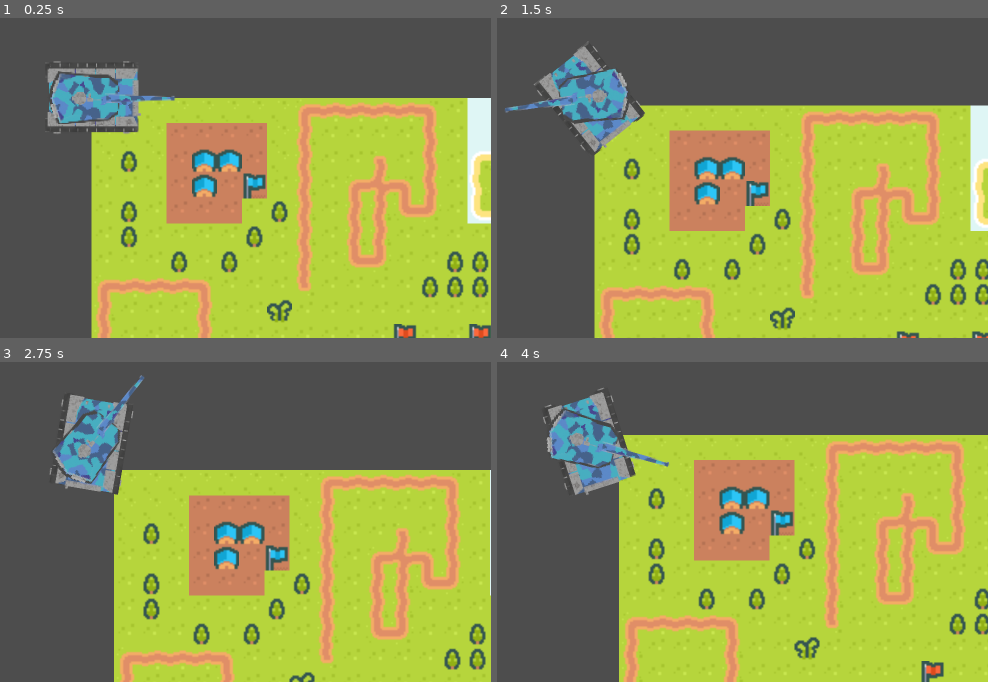
Above: before the commit, frames 1-4 (two rows, left to right).
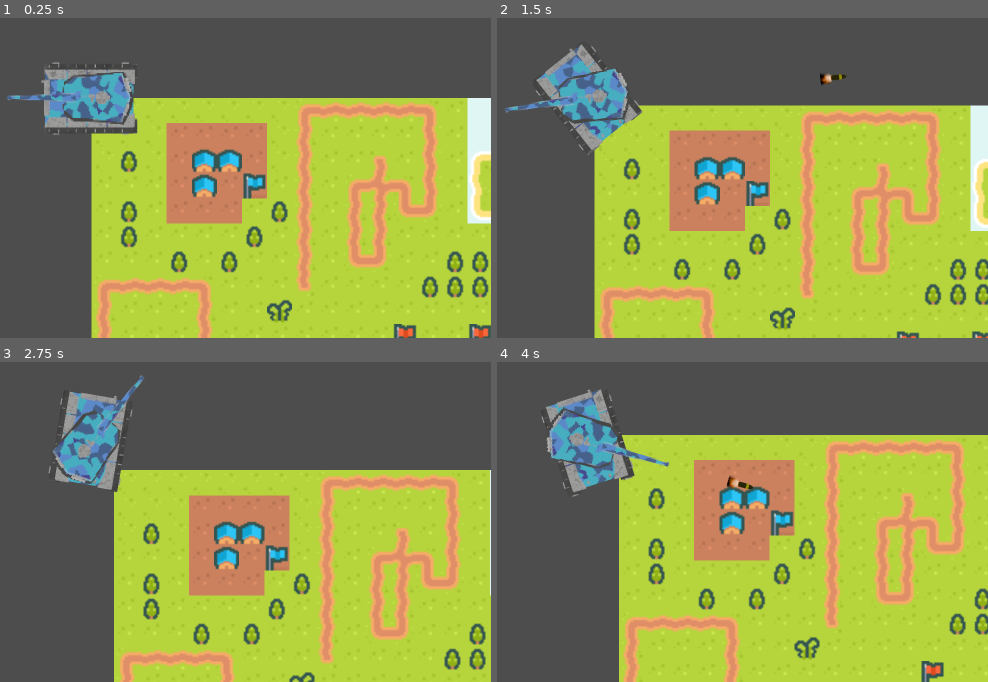
Above: after the commit, the same moments.

Repository: r0ckwav3/tankbattle
Game: Godot game, scene res://Scenes/TilemapTesting.tscn
Two runs of this game, one before a commit and one after it. Both use one fixed random seed, a clock stepped at 60 frames per second and the inputs below.
Inputs (mouse positions are in pixels of both pictures, inside the frame that each line leads up to):
- Up to frame 1 (0.25 s): no input
- Up to frame 2 (1.5 s): move the mouse to (762, 75) at 0.52 s; hold D (turn_right) 0.53-1.28 s; hold Space (shoot, bound only after the commit) 0.53-1.28 s; move the mouse to (outside the picture) at 1.27 s; hold Down (move_backward) from 1.28 s (still down); tap Space (shoot, bound only after the commit) at 1.35 s
- Up to frame 3 (2.75 s): move the mouse to (outside the picture) at 2.02 s; release Down (move_backward) at 2.03 s; hold D (turn_right) from 2.03 s (still down); hold Space (shoot, bound only after the commit) from 2.03 s (still down)
- Up to frame 4 (4 s): move the mouse to (546, 538) at 2.77 s; release D (turn_right) at 2.78 s; release Space (shoot, bound only after the commit) at 2.78 s; hold W (move_forward) 2.78-3.53 s; tap Space (shoot, bound only after the commit) at 2.85 s; move the mouse to (825, 515) at 3.52 s; hold A (turn_left) from 3.53 s (still down); hold Space (shoot, bound only after the commit) from 3.53 s (still down)

The runs differ from the first frame. In frame 1, 3.1% of the frame differs, in the area x 1-36%, y 13-37%; in frame 2, 1.4%; in frame 3, 1.1%; in frame 4, 1.4%.

Commit message:
Firing shell

Diff:
--- a/tankbattle/Scenes/player.tscn
+++ b/tankbattle/Scenes/player.tscn
@@ -36,7 +36,7 @@
 }]
 
 [sub_resource type="RectangleShape2D" id="RectangleShape2D_5xtvh"]
-size = Vector2(44, 34.5)
+size = Vector2(380.606, 293.053)
 
 [node name="Player" type="CharacterBody2D"]
 position = Vector2(-1, 0)
@@ -45,16 +45,23 @@
 
 [node name="body" type="AnimatedSprite2D" parent="."]
 position = Vector2(1, 0)
-scale = Vector2(1, 1)
+rotation = 3.14159
 sprite_frames = SubResource("SpriteFrames_gjio6")
 frame_progress = 0.278094
 
 [node name="turret" type="Sprite2D" parent="."]
-scale = Vector2(1, 1)
+rotation = 3.14159
 texture = ExtResource("3_qgb6k")
 
 [node name="CollisionShape2D" type="CollisionShape2D" parent="."]
-position = Vector2(1, -0.25)
+position = Vector2(-1.68497, 1.44106)
 shape = SubResource("RectangleShape2D_5xtvh")
+disabled = true
 
 [node name="Camera2D" type="Camera2D" parent="."]
+
+[node name="ShotCooldown" type="Timer" parent="."]
+wait_time = 3.0
+one_shot = true
+
+[connection signal="timeout" from="ShotCooldown" to="." method="_on_timer_timeout"]
--- /dev/null
+++ b/tankbattle/Scenes/shell.tscn
@@ -0,0 +1,74 @@
+[gd_scene load_steps=15 format=3 uid="uid://dlq51iicpjvtg"]
+
+[ext_resource type="Script" path="res://Scripts/shell.gd" id="1_xf3mg"]
+[ext_resource type="Texture2D" uid="uid://deg80h3e0a0k2" path="res://Assets/shell/0050.png" id="2_5cht0"]
+[ext_resource type="Texture2D" uid="uid://cbgumnyuhdeab" path="res://Assets/shell/0060.png" id="3_q2sdo"]
+[ext_resource type="Texture2D" uid="uid://bhdmpvftye5lu" path="res://Assets/shell/0070.png" id="4_lyjkp"]
+[ext_resource type="Texture2D" uid="uid://bryev0bkixunv" path="res://Assets/shell/0080.png" id="5_5gt55"]
+[ext_resource type="Texture2D" uid="uid://k6yws6tiikxi" path="res://Assets/shell/0090.png" id="6_dl2hk"]
+[ext_resource type="Texture2D" uid="uid://6wgxe3m7t74y" path="res://Assets/shell/0100.png" id="7_6bu2h"]
+[ext_resource type="Texture2D" uid="uid://b48xhhvl5bhap" path="res://Assets/shell/0110.png" id="8_8nnwt"]
+[ext_resource type="Texture2D" uid="uid://7oknoqj5n116" path="res://Assets/shell/0120.png" id="9_43quw"]
+[ext_resource type="Texture2D" uid="uid://t5lugepsjb4i" path="res://Assets/shell/0130.png" id="10_0kak3"]
+[ext_resource type="Texture2D" uid="uid://bdx8ebhvqlrk3" path="res://Assets/shell/0140.png" id="11_laxba"]
+[ext_resource type="Texture2D" uid="uid://diebbxxnilv80" path="res://Assets/shell/0150.png" id="12_cyht6"]
+
+[sub_resource type="RectangleShape2D" id="RectangleShape2D_r440d"]
+size = Vector2(78, 26)
+
+[sub_resource type="SpriteFrames" id="SpriteFrames_xfuuy"]
+animations = [{
+"frames": [{
+"duration": 1.0,
+"texture": ExtResource("2_5cht0")
+}, {
+"duration": 1.0,
+"texture": ExtResource("3_q2sdo")
+}, {
+"duration": 1.0,
+"texture": ExtResource("4_lyjkp")
+}, {
+"duration": 1.0,
+"texture": ExtResource("5_5gt55")
+}, {
+"duration": 1.0,
+"texture": ExtResource("6_dl2hk")
+}, {
+"duration": 1.0,
+"texture": ExtResource("7_6bu2h")
+}, {
+"duration": 1.0,
+"texture": ExtResource("8_8nnwt")
+}, {
+"duration": 1.0,
+"texture": ExtResource("9_43quw")
+}, {
+"duration": 1.0,
+"texture": ExtResource("10_0kak3")
+}, {
+"duration": 1.0,
+"texture": ExtResource("11_laxba")
+}, {
+"duration": 1.0,
+"texture": ExtResource("12_cyht6")
+}],
+"loop": true,
+"name": &"default",
+"speed": 5.0
+}]
+
+[node name="Shell" type="CharacterBody2D"]
+script = ExtResource("1_xf3mg")
+
+[node name="CollisionShape2D" type="CollisionShape2D" parent="."]
+position = Vector2(-25, 0)
+shape = SubResource("RectangleShape2D_r440d")
+
+[node name="Life" type="Timer" parent="."]
+wait_time = 10.0
+
+[node name="shell" type="AnimatedSprite2D" parent="."]
+scale = Vector2(0.5, 0.5)
+sprite_frames = SubResource("SpriteFrames_xfuuy")
+
+[connection signal="timeout" from="Life" to="." method="_on_life_timeout"]
--- a/tankbattle/Scripts/player.gd
+++ b/tankbattle/Scripts/player.gd
@@ -1,17 +1,21 @@
 extends CharacterBody2D
-
 
 var TURN_SPEED = 0.02
 var MOVE_SPEED = 2
+var BARREL_LENGTH = 230
 
 # polar coordinates
 @onready var movement_axis = Vector2.ZERO
-@onready var body = $body
+@onready var scene = get_parent()
+
+var shot_cooldown = false
 
 func _physics_process(delta):
 	$turret.look_at(get_global_mouse_position())
 	$turret.rotate(PI)
 	move(delta)
+	if (Input.is_action_pressed("shoot")) and not shot_cooldown:
+		shoot()
 
 func move(delta):
 	movement_axis.x = int(Input.is_action_pressed("move_forward")) - int(Input.is_action_pressed("move_backward"))
@@ -20,11 +24,22 @@
 	var delta_rotation = movement_axis.y - old_dir
 
 	if (movement_axis.x or delta_rotation):
-		body.play("default")
+		$body.play("default")
 	else:
-		body.stop()
+		$body.stop()
 
 	position.x += cos(movement_axis.y) * movement_axis.x * MOVE_SPEED
 	position.y += sin(movement_axis.y) * movement_axis.x * MOVE_SPEED
 
 	rotate(delta_rotation)
+
+func shoot():
+	var total_rotation = $turret.rotation + movement_axis.y
+	var pos_offset = Vector2(cos(total_rotation), sin(total_rotation)) * BARREL_LENGTH
+	var instance = Shell.new_shell(global_position - pos_offset, total_rotation)
+	scene.add_child.call_deferred(instance)
+	shot_cooldown = true
+	$ShotCooldown.start()
+
+func _on_timer_timeout() -> void:
+	shot_cooldown = false
--- /dev/null
+++ b/tankbattle/Scripts/shell.gd
@@ -0,0 +1,24 @@
+class_name Shell
+extends CharacterBody2D
+
+const my_scene = preload("res://Scenes/shell.tscn")
+
+var SPEED = 400
+
+func _on_ready():
+	$Life.start()
+
+static func new_shell(spawnPos: Vector2, spawnRot: float) -> Shell:
+	var instance: Shell = my_scene.instantiate()
+	instance.global_position = spawnPos
+	instance.global_rotation = spawnRot
+	return instance
+
+func _physics_process(delta: float) -> void:
+	velocity = -Vector2(cos(global_rotation), sin(global_rotation)) * SPEED
+	$shell.play("default")
+	move_and_slide()
+
+func _on_life_timeout() -> void:
+	# not working
+	queue_free()
--- a/tankbattle/project.godot
+++ b/tankbattle/project.godot
@@ -50,3 +50,8 @@
 , Object(InputEventKey,"resource_local_to_scene":false,"resource_name":"","device":0,"window_id":0,"alt_pressed":false, …(185 unchanged characters)…
 ]
 }
+shoot={
+"deadzone": 0.5,
+"events": [Object(InputEventKey,"resource_local_to_scene":false,"resource_name":"","device":-1,"window_id":0,"alt_pressed":false,"shift_pressed":false,"ctrl_pressed":false,"meta_pressed":false,"pressed":false,"keycode":0,"physical_keycode":32,"key_label":0,"unicode":32,"location":0,"echo":false,"script":null)
+]
+}
